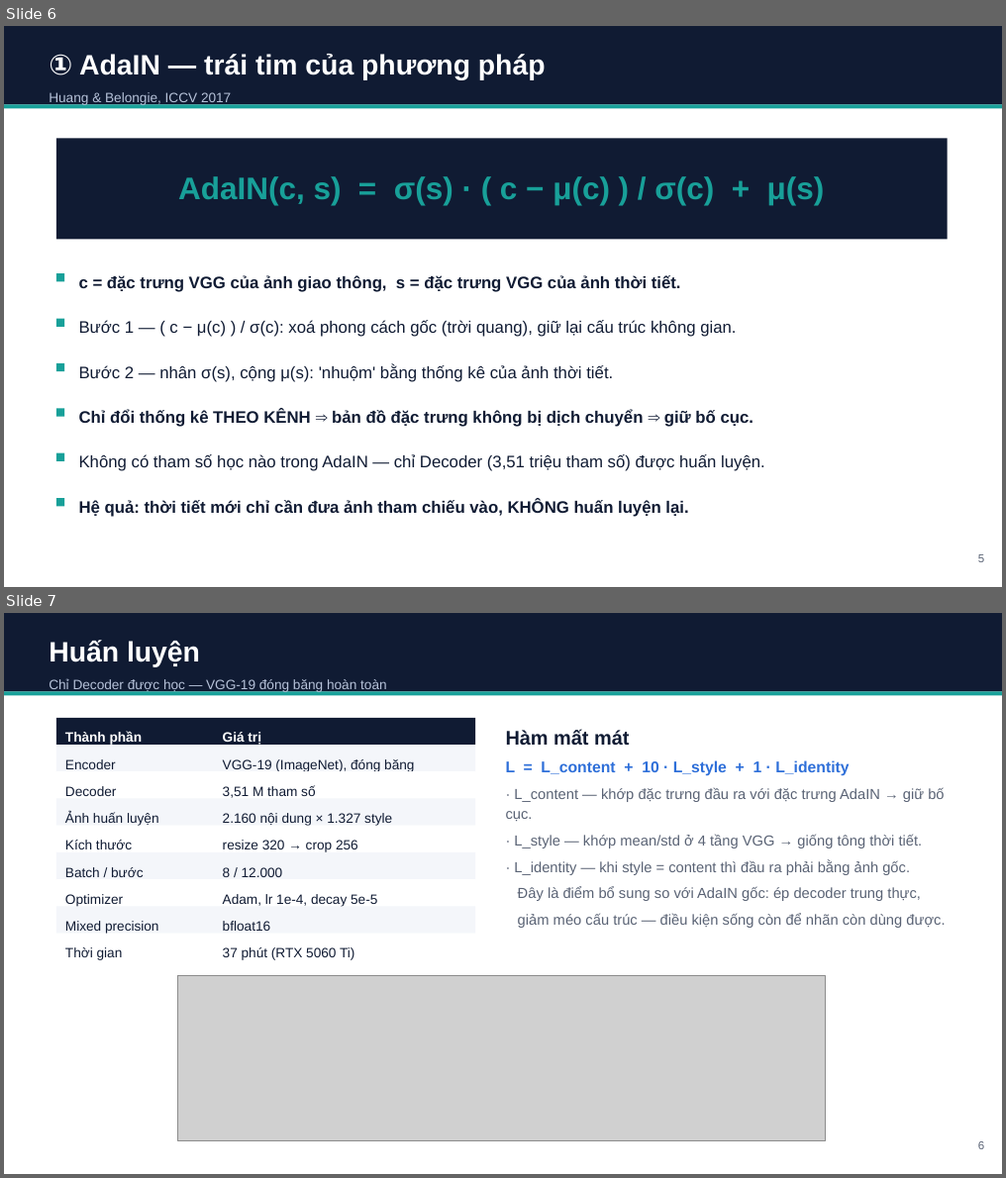
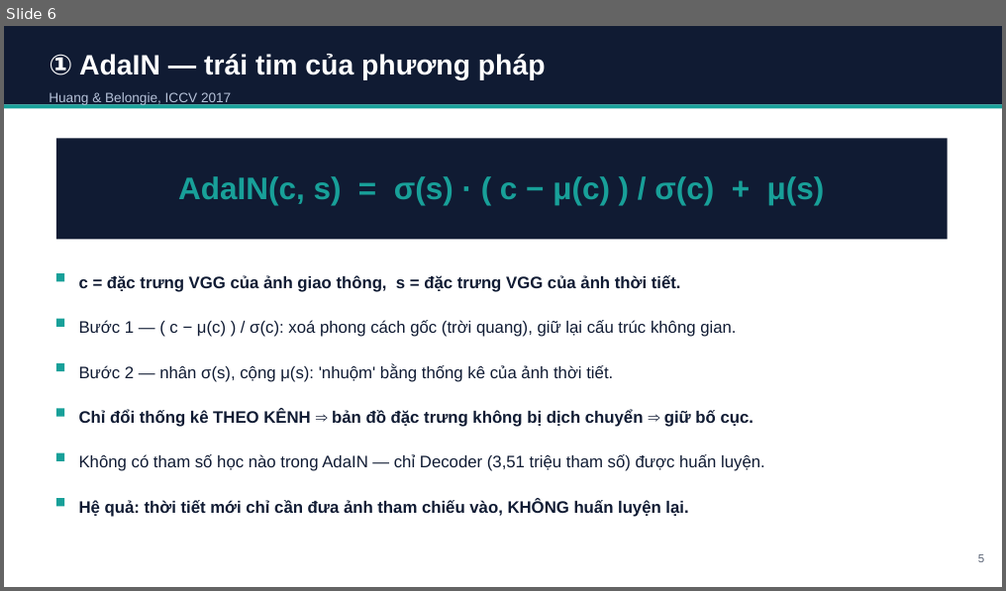
Before and after one commit to QuyDatSadBoy/StyleTranfer_Viettel_Course_DeepLearning, a slide deck: slides/BaoCao_TangCuongDuLieuThoiTiet.pptx. Shown one above the other, each under a label of ours: slides 6 and 7 before the commit, slide 6 after it. The pictures are 1006x1178 and 1006x591 pixels, drawn with LibreOffice and Linux fonts; fonts in the diff are those of the drawing; grey boxes stand for pictures. Boxes give left, top, right and bottom in pixels: in the first picture for what was removed or moved away, otherwise in the second. Text is boxed around its words. In the diff, an @@ line names an element or a change of style, - is before the commit and + after.

```diff
--- a/slides/BaoCao_TangCuongDuLieuThoiTiet.pptx
+++ b/slides/BaoCao_TangCuongDuLieuThoiTiet.pptx
@@ slide 7 removed at (4,613,1002,1174), background #FFFFFF @@
@@ rectangle removed at (4,613,1002,691) @@
@@ text removed at (49,640,387,692) @@
-Huấn luyện
-Chỉ Decoder được học — VGG-19 đóng băng hoàn toàn
@@ rectangle removed at (4,691,1002,696) @@
@@ rectangle removed at (56,718,475,745) @@
@@ text removed at (506,729,944,928) @@
-Hàm mất mát
-L = L_content + 10 · L_style + 1 · L_identity
-· L_content — khớp đặc trưng đầu ra với đặc trưng AdaIN → giữ bố cục.
-· L_style — khớp mean/std ở 4 tầng VGG → giống tông thời tiết.
-· L_identity — khi style = content thì đầu ra phải bằng ảnh gốc.
-Đây là điểm bổ sung so với AdaIN gốc: ép decoder trung thực,
-giảm méo cấu trúc — điều kiện sống còn để nhãn còn dùng được.
@@ rectangle removed at (56,745,475,771) @@
@@ text removed at (65,732,143,746) @@
-Thành phần
@@ text removed at (65,760,116,769) @@
-Encoder
@@ text removed at (223,732,261,746) @@
-Giá trị
@@ text removed at (223,760,414,771) @@
-VGG-19 (ImageNet), đóng băng
@@ rectangle removed at (56,771,475,799) @@
@@ text removed at (65,786,116,796) @@
-Decoder
@@ text removed at (223,785,315,798) @@
-3,51 M tham số
@@ rectangle removed at (56,799,475,826) @@
@@ text removed at (65,812,159,826) @@
-Ảnh huấn luyện
@@ text removed at (223,813,392,826) @@
-2.160 nội dung × 1.327 style
@@ rectangle removed at (56,826,475,853) @@
@@ text removed at (65,840,132,850) @@
-Kích thước
@@ text removed at (223,840,358,853) @@
-resize 320 → crop 256
@@ rectangle removed at (56,853,475,879) @@
@@ rectangle removed at (56,879,475,906) @@
@@ text removed at (65,867,143,877) @@
-Batch / bước
@@ text removed at (223,867,283,877) @@
-8 / 12.000
@@ rectangle removed at (56,906,475,934) @@
@@ text removed at (65,894,123,907) @@
-Optimizer
@@ text removed at (223,894,377,907) @@
-Adam, lr 1e-4, decay 5e-5
@@ rectangle removed at (56,934,475,960) @@
@@ text removed at (65,921,159,934) @@
-Mixed precision
@@ text removed at (223,921,270,931) @@
-bfloat16
@@ text removed at (65,948,123,960) @@
-Thời gian
@@ text removed at (223,948,354,960) @@
-37 phút (RTX 5060 Ti)
@@ picture removed at (177,976,826,1141) @@
@@ text removed at (978,1142,984,1150) @@
-6
```
Also in this commit, not shown: 7 slides changed, 2 slides added, 1 other slide removed, 6 other files.
